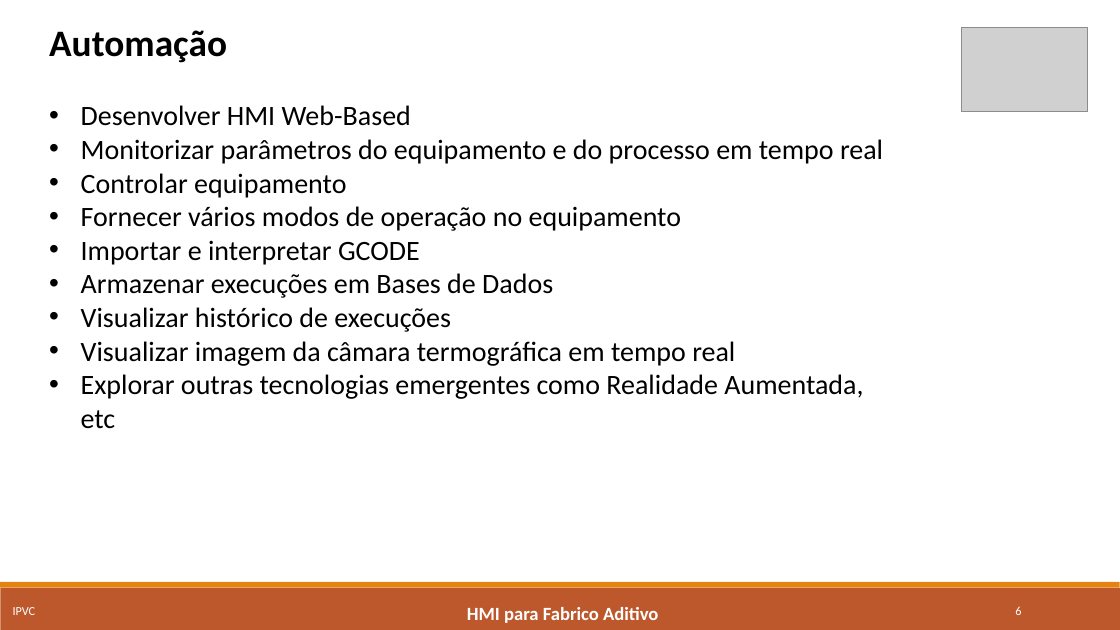
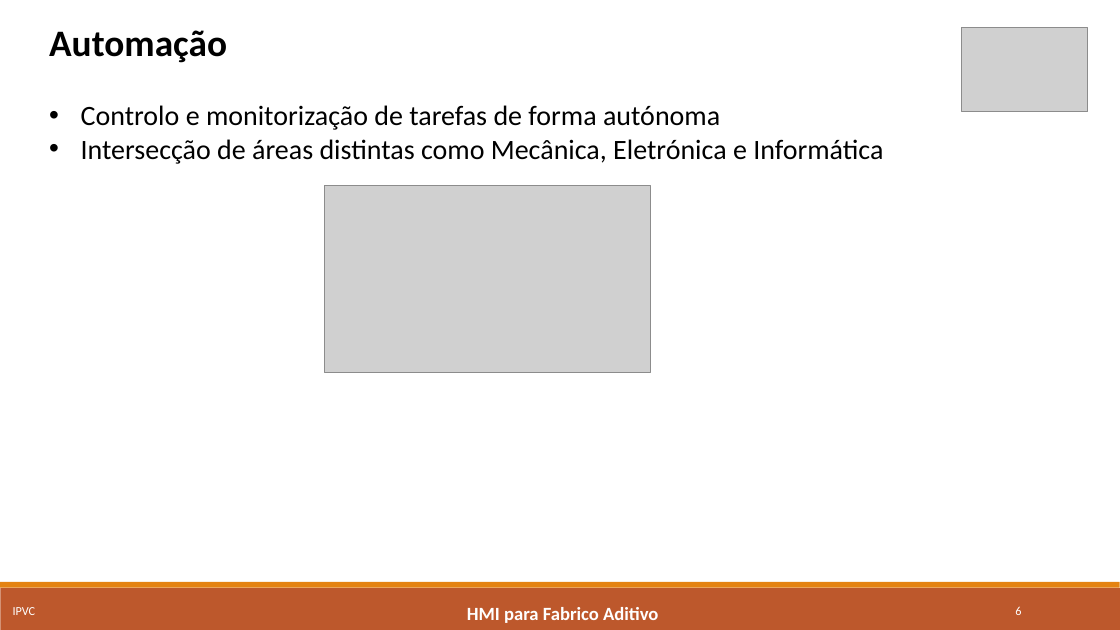
Before and after one commit to marcorlsrodrigues/projeto, a slide deck: slide 6 of Apresentacao Intermedia - Marco Rodrigues.pptx. Drawn at 1120x630 pixels with LibreOffice and Linux fonts; fonts in the diff are those of the drawing; grey boxes stand for pictures. Boxes give left, top, right and bottom in pixels: in the first picture for what was removed or moved away, otherwise in the second. Text is boxed around its words. In the diff, an @@ line names an element or a change of style, - is before the commit and + after.

```diff
--- a/Apresentacao Intermedia - Marco Rodrigues.pptx
+++ b/Apresentacao Intermedia - Marco Rodrigues.pptx
@@ text at <box>81,105,883,164</box>: text changed @@
-• Desenvolver HMI Web-Based
-• Monitorizar parâmetros do equipamento e do processo em tempo real
-• Controlar equipamento
-• Fornecer vários modos de operação no equipamento
-• Importar e interpretar GCODE
-• Armazenar execuções em Bases de Dados
-• Visualizar histórico de execuções
-• Visualizar imagem da câmara termográfica em tempo real
-• Explorar outras tecnologias emergentes como Realidade Aumentada, etc
+• Controlo e monitorização de tarefas de forma autónoma
+• Intersecção de áreas distintas como Mecânica, Eletrónica e Informática
@@ picture added at <box>324,186,650,372</box> @@
```
Also in this commit, not shown: 3 other slides changed, 3 other files.
